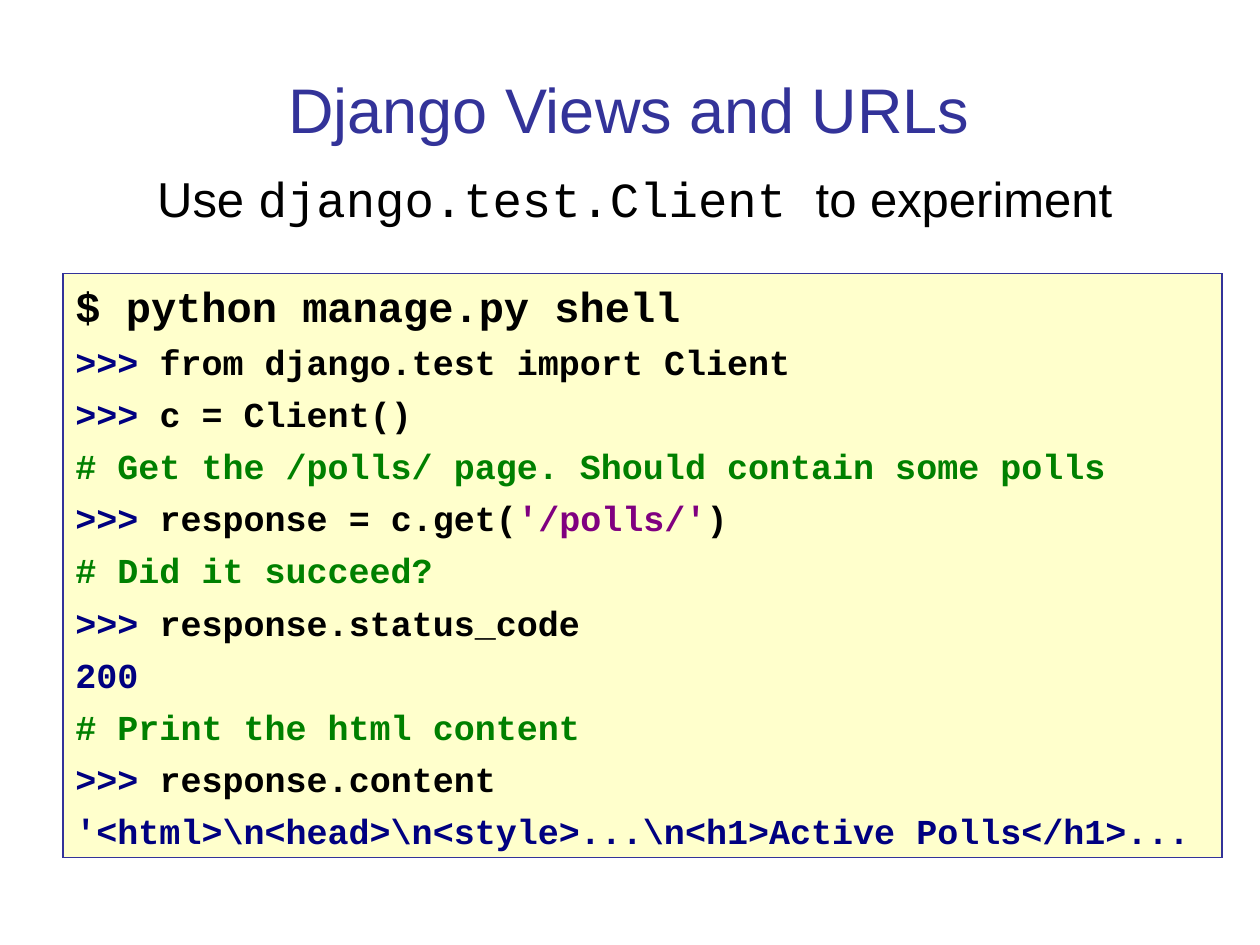
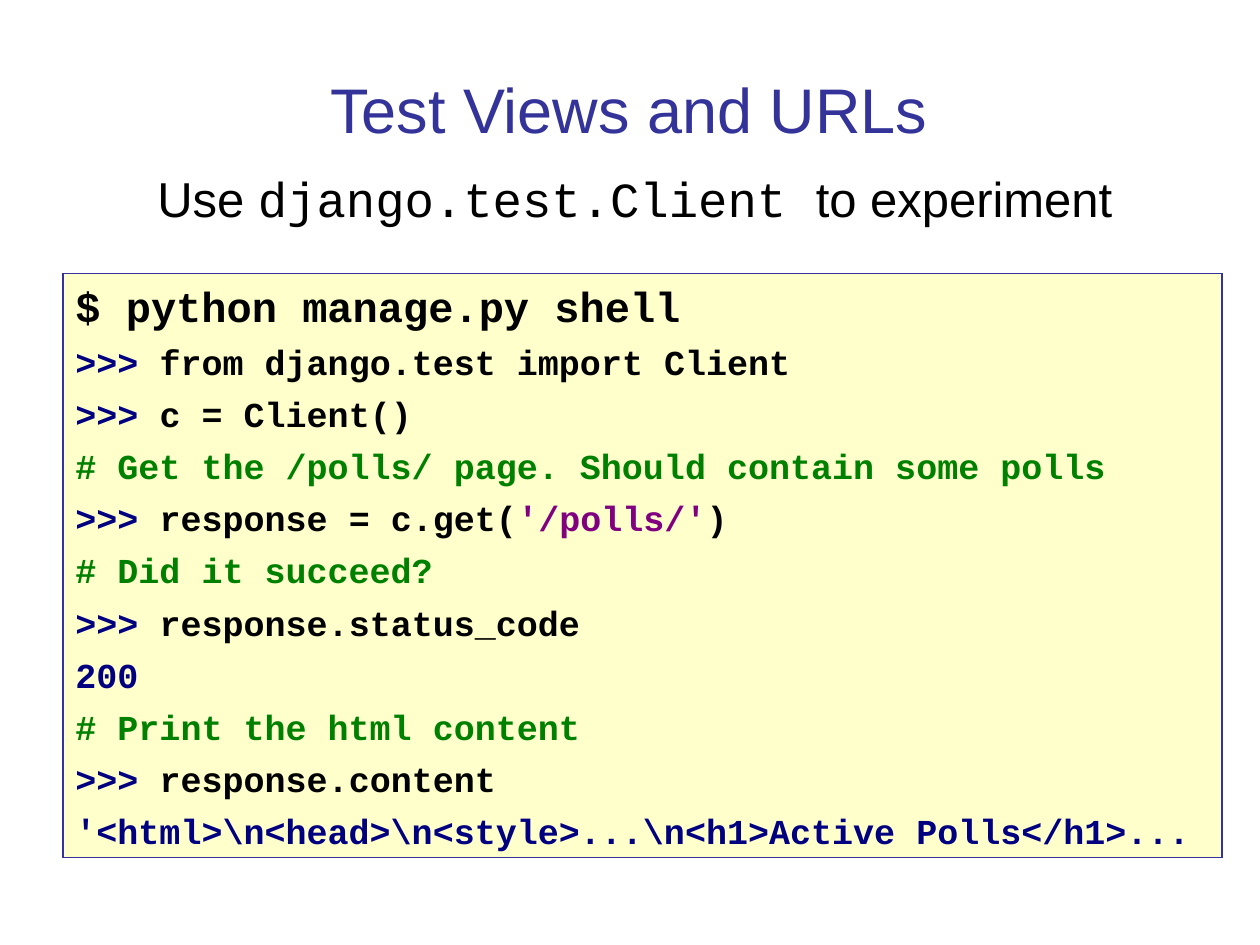
Before and after one commit to cpske/ISP, a slide deck: slide 7 of testing/WebTesting.ppt. Drawn at 1260x945 pixels with LibreOffice and Linux fonts; fonts in the diff are those of the drawing. Boxes give left, top, right and bottom in pixels: in the first picture for what was removed or moved away, otherwise in the second. Text is boxed around its words. In the diff, an @@ line names an element or a change of style, - is before the commit and + after.

```diff
--- a/testing/WebTesting.ppt
+++ b/testing/WebTesting.ppt
@@ title at [330,87,928,134]: text changed @@
-Django Views and URLs
+Test Views and URLs
```
Also in this commit, not shown: 9 other slides changed, 6 other files.
